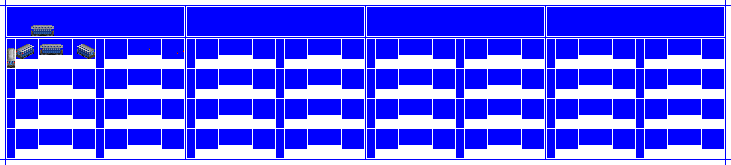
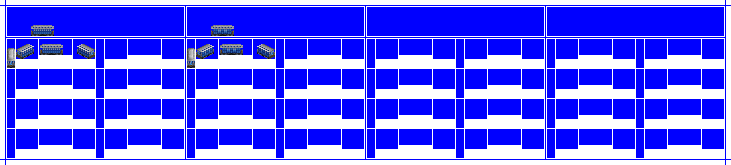
Revision of a layered 731×165 image; what changed, layer by layer:
hid "Lights" over [7, 48, 184, 63]
painted on "Base copy" over [187, 25, 275, 61]
painted on "6 Train" over [187, 25, 275, 68]
